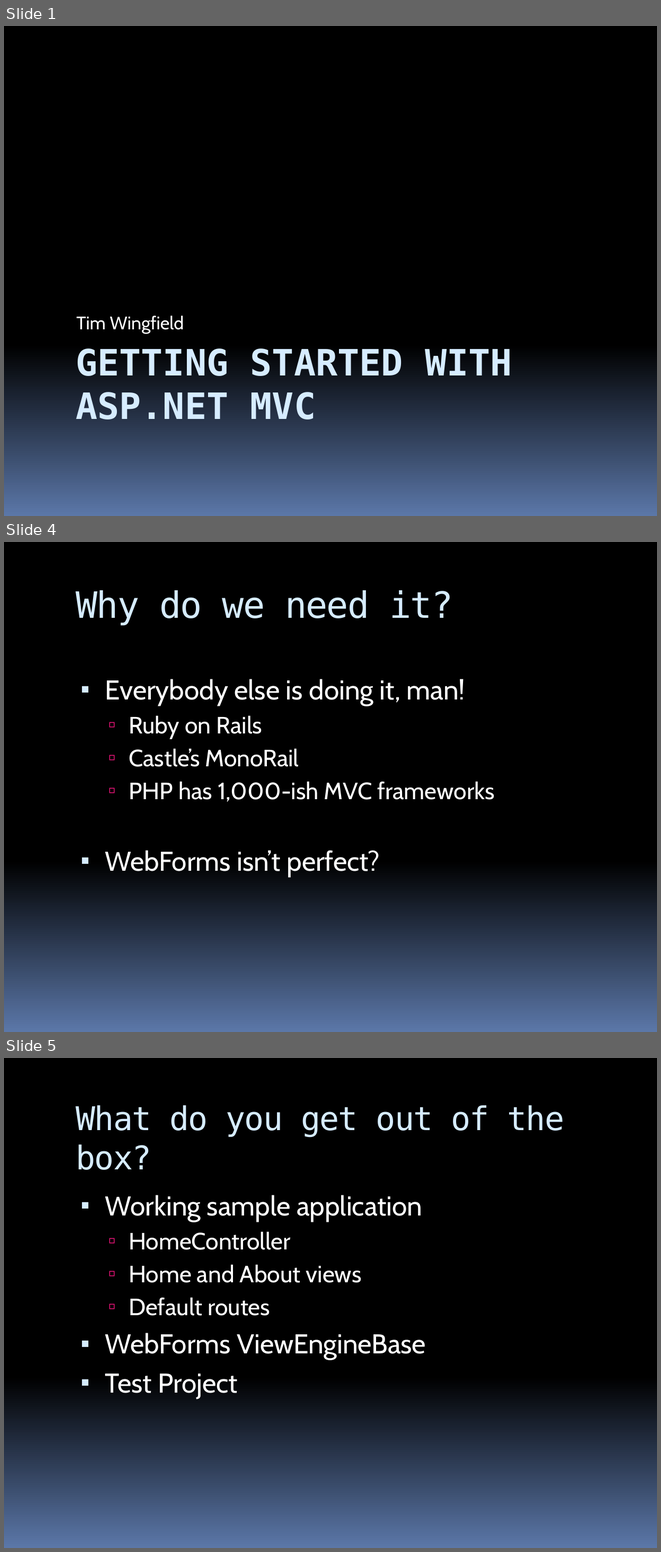
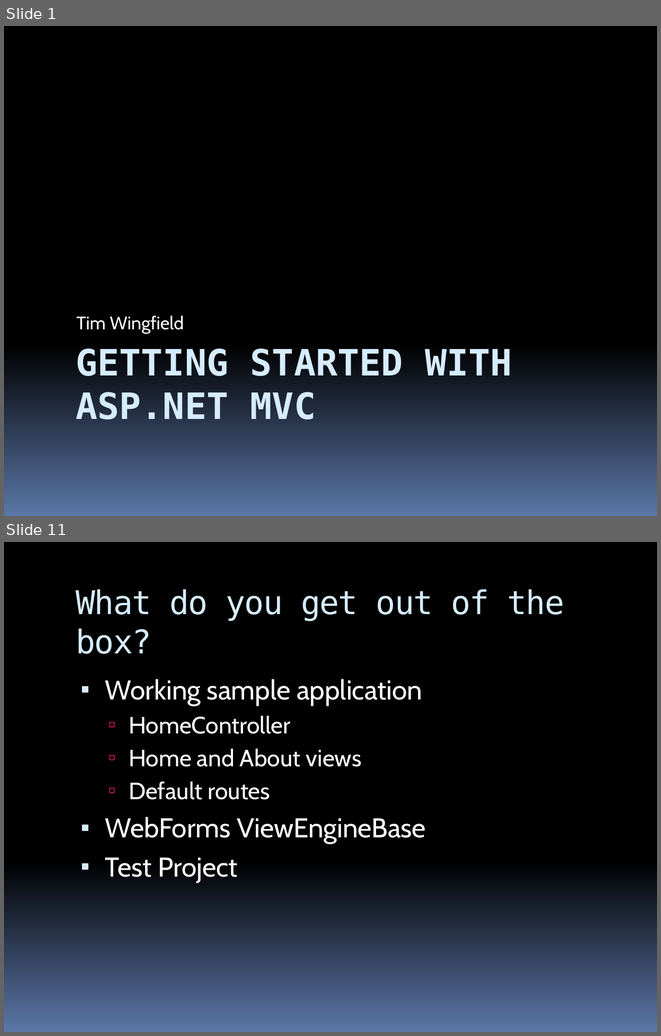
Before and after one commit to stevenharman/codeincubator, a slide deck: Samples/Getting-Started-With-MVC/Getting Started with MVC.pptx. Shown one above the other, each under a label of ours: slides 1, 4 and 5 before the commit, slides 1 and 11 after it; the slides between them are not shown. The pictures are 661x1552 and 661x1036 pixels, drawn with LibreOffice and Linux fonts; fonts in the diff are those of the drawing. Boxes give left, top, right and bottom in pixels: in the first picture for what was removed or moved away, otherwise in the second. Text is boxed around its words. In the diff, an @@ line names an element or a change of style, - is before the commit and + after.

```diff
--- a/Samples/Getting-Started-With-MVC/Getting Started with MVC.pptx
+++ b/Samples/Getting-Started-With-MVC/Getting Started with MVC.pptx
@@ slide 4 removed at (4,542,657,1032), background gradient #000000 to #5B77A8 @@
@@ title removed at (76,590,453,626) @@
-Why do we need it?
@@ text removed at (105,679,495,876) @@
-▪ Everybody else is doing it, man!
-  ▫ Ruby on Rails
-  ▫ Castle’s MonoRail
-  ▫ PHP has 1,000-ish MVC frameworks
-▪ WebForms isn’t perfect?
@@ what was slide 5 is now slide 11 @@
```
Also in this commit, not shown: 3 slides changed, 7 slides added, 1 other slide removed, 3 other files.
